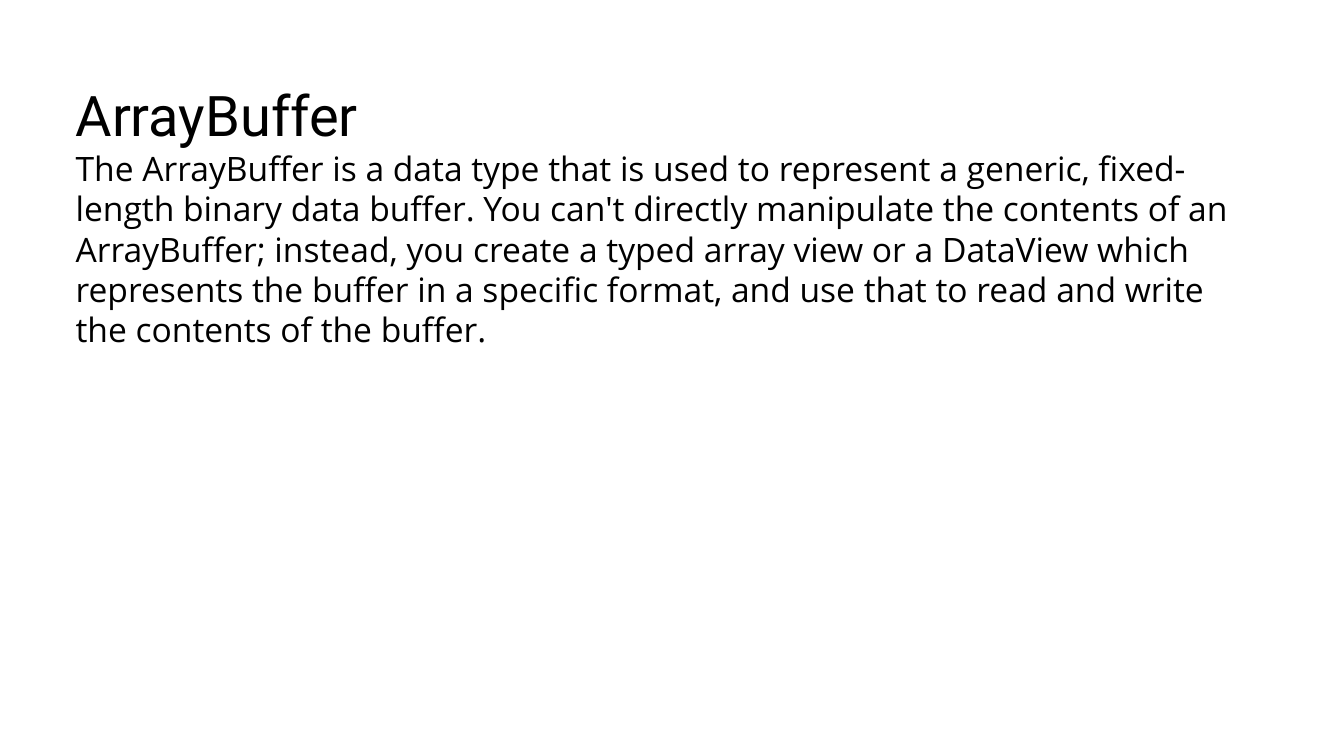
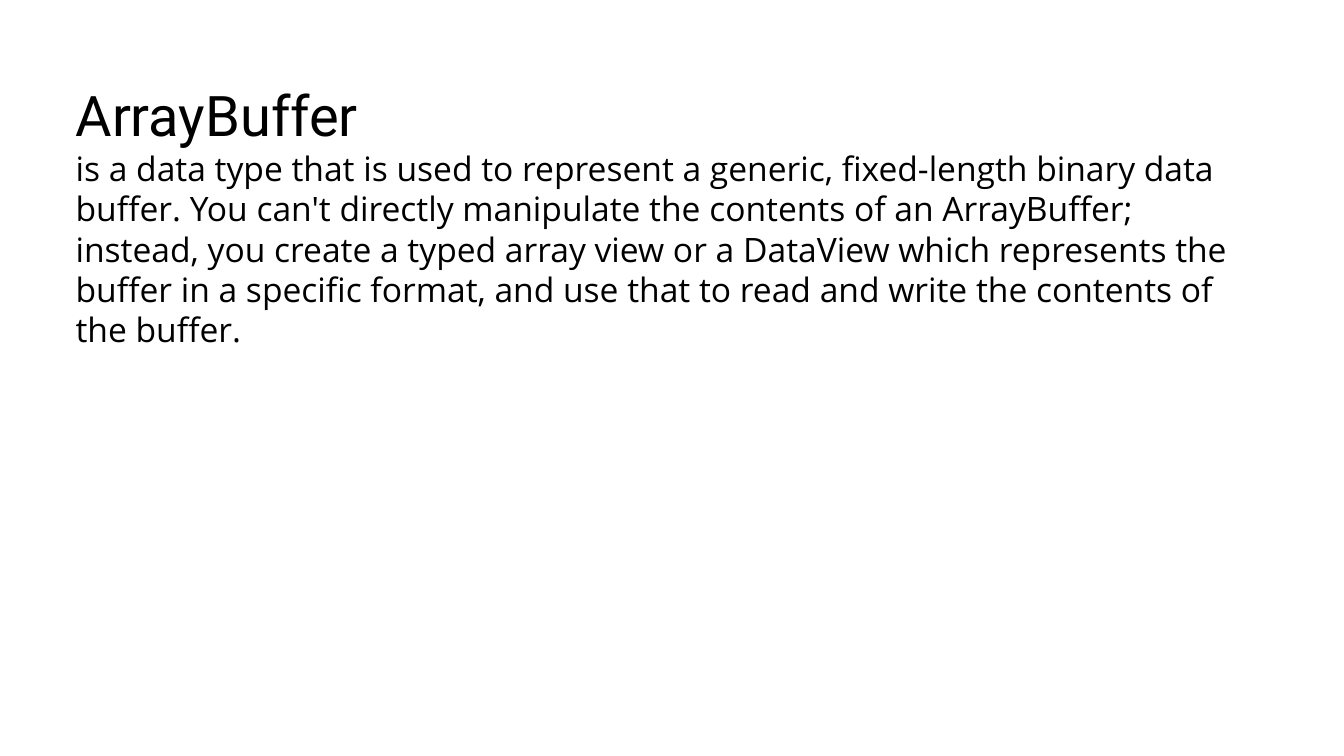
Before and after one commit to RostyslavSynenko/Lv-469.NodeJS, a slide deck: slide 27 of presentations/Built-in Collections.pptx (slide 22 before the commit). Drawn at 1344x756 pixels with LibreOffice and Linux fonts; fonts in the diff are those of the drawing; background and template pictures are left out. Boxes give left, top, right and bottom in pixels: in the first picture for what was removed or moved away, otherwise in the second. Text is boxed around its words. In the diff, an @@ line names an element or a change of style, - is before the commit and + after.

```diff
--- a/presentations/Built-in Collections.pptx
+++ b/presentations/Built-in Collections.pptx
@@ title at [76,93,1226,343]: text changed @@
-ArrayBuffer
-The ArrayBuffer is a data type that is used to represent a generic, fixed-length binary data buffer. You can't directly manipulate the contents of an ArrayBuffer; instead, you create a typed array view or a DataView which represents the buffer in a specific format, and use that to read and write the contents of the buffer.
+ArrayBuffer
+is a data type that is used to represent a generic, fixed-length binary data buffer. You can't directly manipulate the contents of an ArrayBuffer; instead, you create a typed array view or a DataView which represents the buffer in a specific format, and use that to read and write the contents of the buffer.
```
Also in this commit, not shown: 3 other slides changed, 14 slides added, 1 slide removed.
